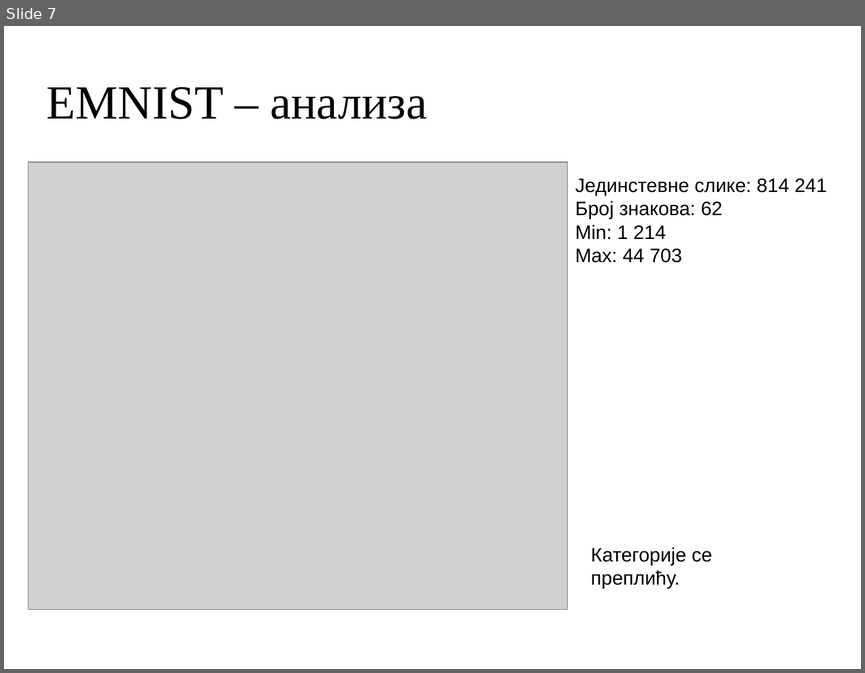
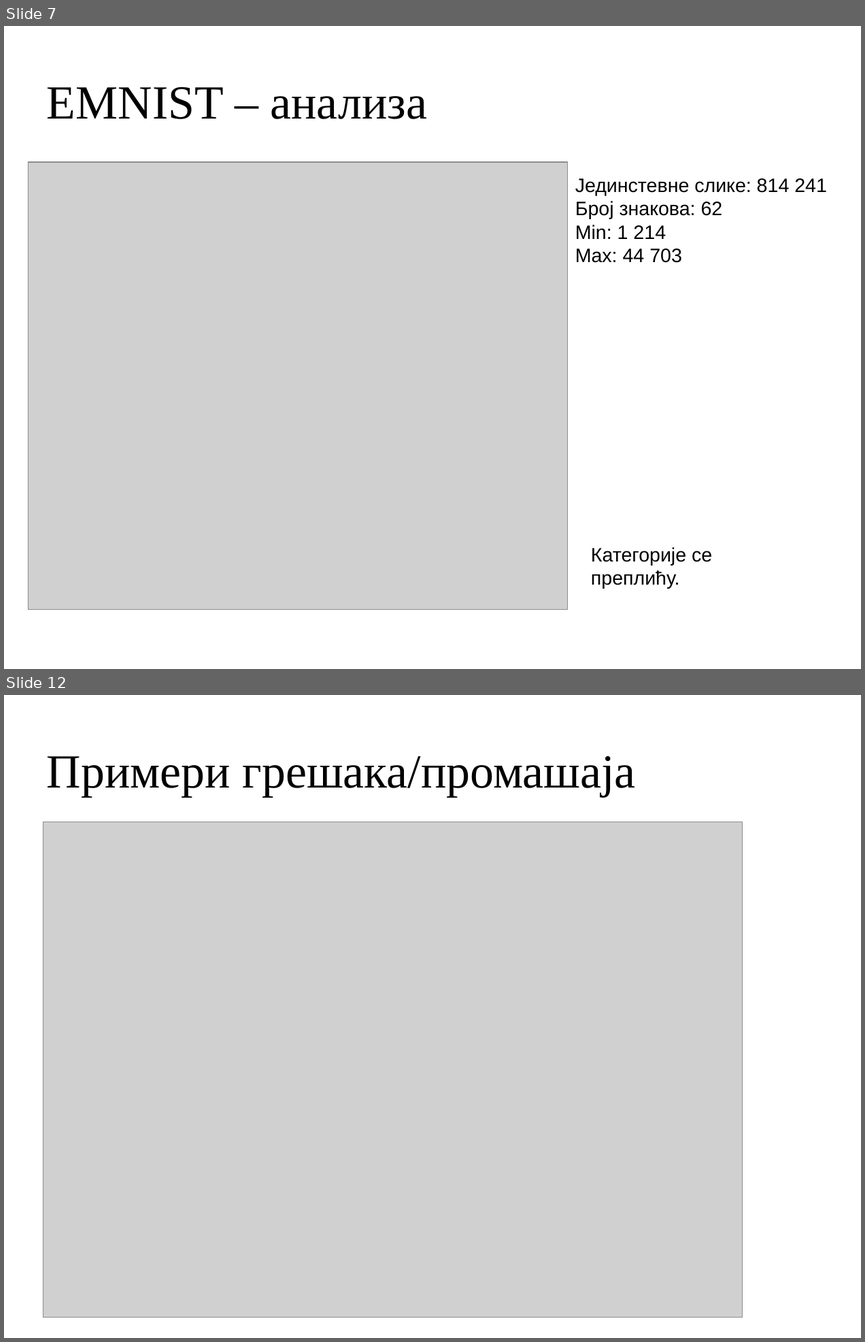
Before and after one commit to MihailoVukorep/mitnop_proj, a slide deck: docs/presentation.odp. Shown one above the other, each under a label of ours: slide 7 before the commit, slides 7 and 12 after it; the slides between them are not shown. The pictures are 865x673 and 865x1342 pixels, drawn with LibreOffice and Linux fonts; fonts in the diff are those of the drawing; grey boxes stand for pictures; background and template pictures are left out. Boxes give left, top, right and bottom in pixels: in the first picture for what was removed or moved away, otherwise in the second. Text is boxed around its words. In the diff, an @@ line names an element or a change of style, - is before the commit and + after.

```diff
--- a/docs/presentation.odp
+++ b/docs/presentation.odp
@@ slide 12 added at <box>4,695,861,1338</box>, background picture (left out) @@
@@ title added at <box>47,756,636,797</box>, 44 pt, text #000000 @@
+Примери грешака/промашаја
@@ picture added at <box>43,821,742,1318</box> @@
```
Also in this commit, not shown: 3 slides changed, 9 other slides added, 7 slides removed, 3 other files.
